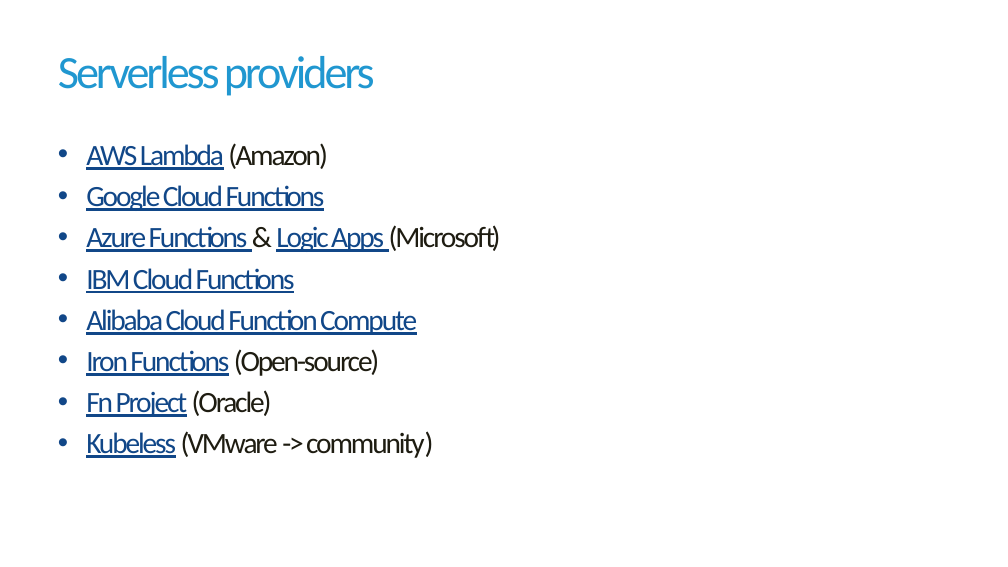
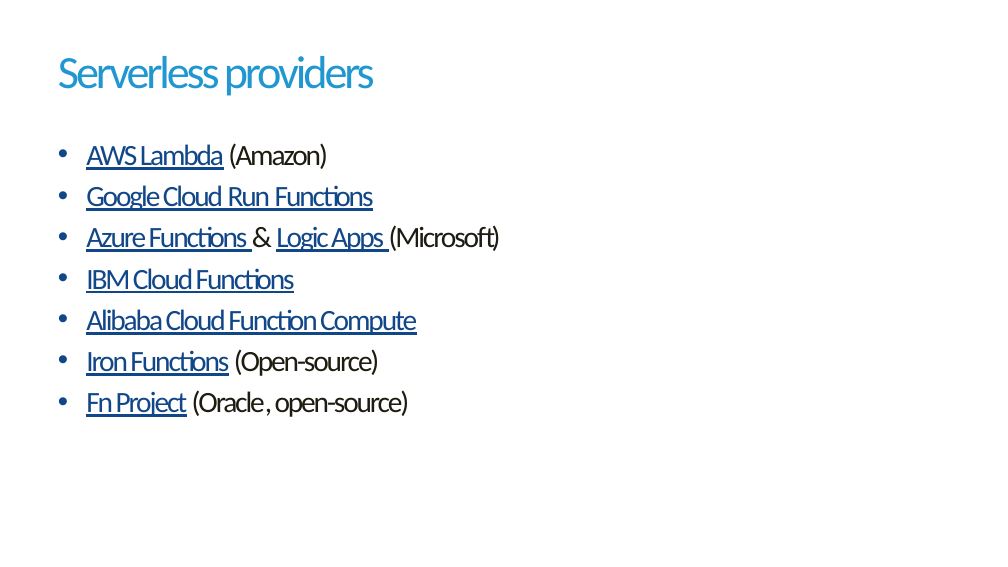
Before and after one commit to havit/CloudApplicationsDevelopment, a slide deck: slide 6 of Lab7-Serverless/Serverless-computing.pptx. Drawn at 1008x567 pixels with LibreOffice and Linux fonts; fonts in the diff are those of the drawing; background and template pictures are left out. Boxes give left, top, right and bottom in pixels: in the first picture for what was removed or moved away, otherwise in the second. Text is boxed around its words. In the diff, an @@ line names an element or a change of style, - is before the commit and + after.

Commit message:
Lab 7 - Serverless update

```diff
--- a/Lab7-Serverless/Serverless-computing.pptx
+++ b/Lab7-Serverless/Serverless-computing.pptx
@@ text at <box>86,185,374,211</box>: text changed @@
-• Google Cloud Functions
+• Google Cloud Run Functions
@@ text at <box>86,390,410,417</box>: text changed @@
-• Fn Project (Oracle)
-• Kubeless (VMware -> community)
+• Fn Project (Oracle, open-source)
```
Also in this commit, not shown: 8 other slides changed, 11 other files.
